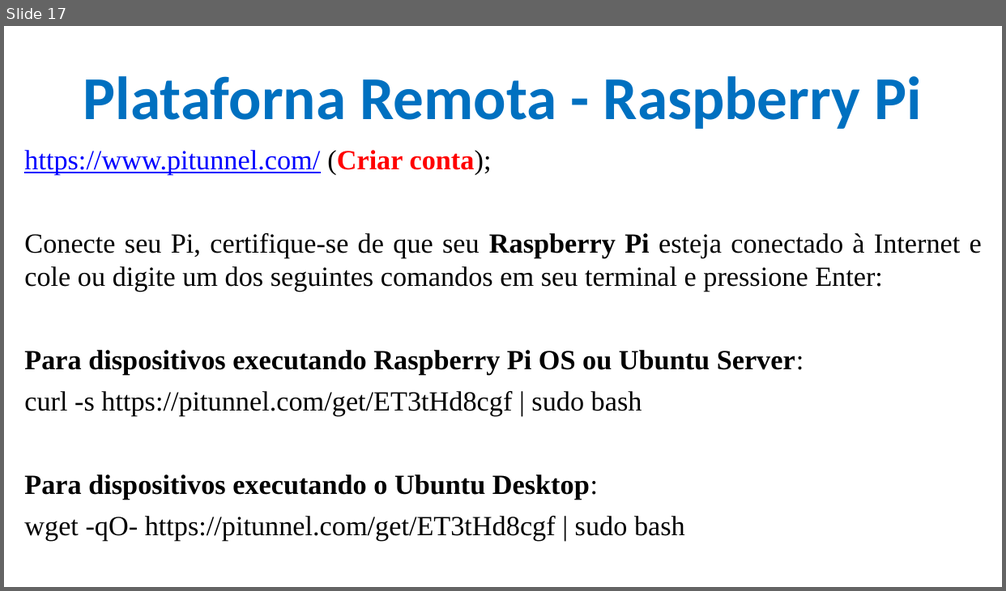
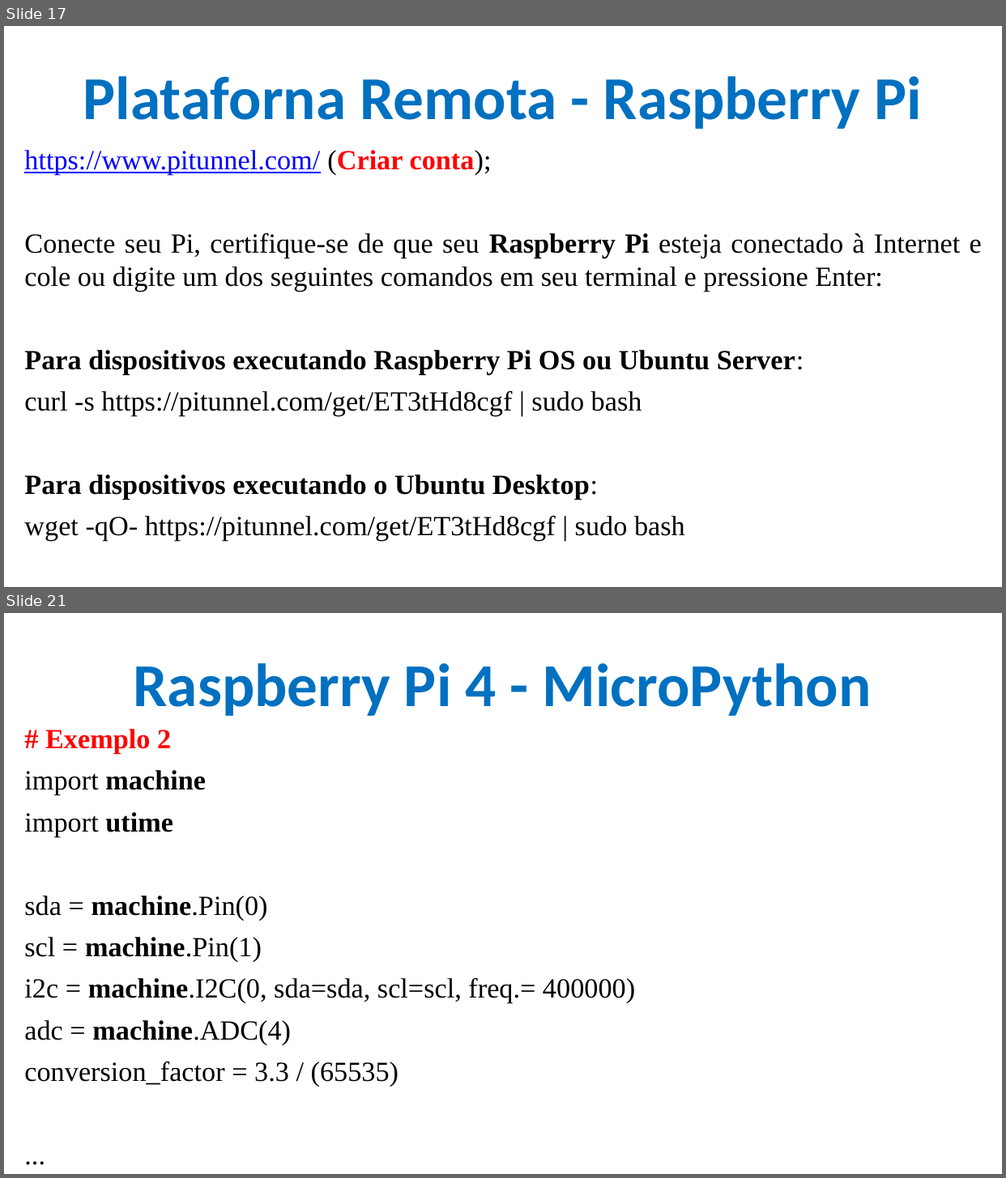
Before and after one commit to CloudEducationBrazil/WydenArea1AplicacaoCloudIndustria40Python, a slide deck: 01 Classes/Aula 06 - Aplicação Cloud Indústria 40 Python IoT Plataforma Raspberry PI.pptx. Shown one above the other, each under a label of ours: slide 17 before the commit, slides 17 and 21 after it; the slides between them are not shown. The pictures are 1006x591 and 1006x1178 pixels, drawn with LibreOffice and Linux fonts; fonts in the diff are those of the drawing; background and template pictures are left out. Boxes give left, top, right and bottom in pixels: in the first picture for what was removed or moved away, otherwise in the second. Text is boxed around its words. In the diff, an @@ line names an element or a change of style, - is before the commit and + after.

Commit message:
Aula 06 IoT Python AVA 11042023

```diff
--- a/01 Classes/Aula 06 - Aplicação Cloud Indústria 40 Python IoT Plataforma Raspberry PI.pptx
+++ b/01 Classes/Aula 06 - Aplicação Cloud Indústria 40 Python IoT Plataforma Raspberry PI.pptx
@@ slide 21 added at bbox=[4, 613, 1002, 1174], background picture (left out) @@
@@ title added at bbox=[134, 663, 872, 716], 44 pt, text #0070C0, bold @@
+Raspberry Pi 4 - MicroPython
@@ text added at bbox=[24, 729, 635, 1087], 20 pt, text #000000 @@
+# Exemplo 2
+import machine
+import utime
+sda = machine.Pin(0)
+scl = machine.Pin(1)
+i2c = machine.I2C(0, sda=sda, scl=scl, freq.= 400000)
+adc = machine.ADC(4)
+conversion_factor = 3.3 / (65535)
+...
```
Also in this commit, not shown: 4 slides changed, 4 other slides added.
